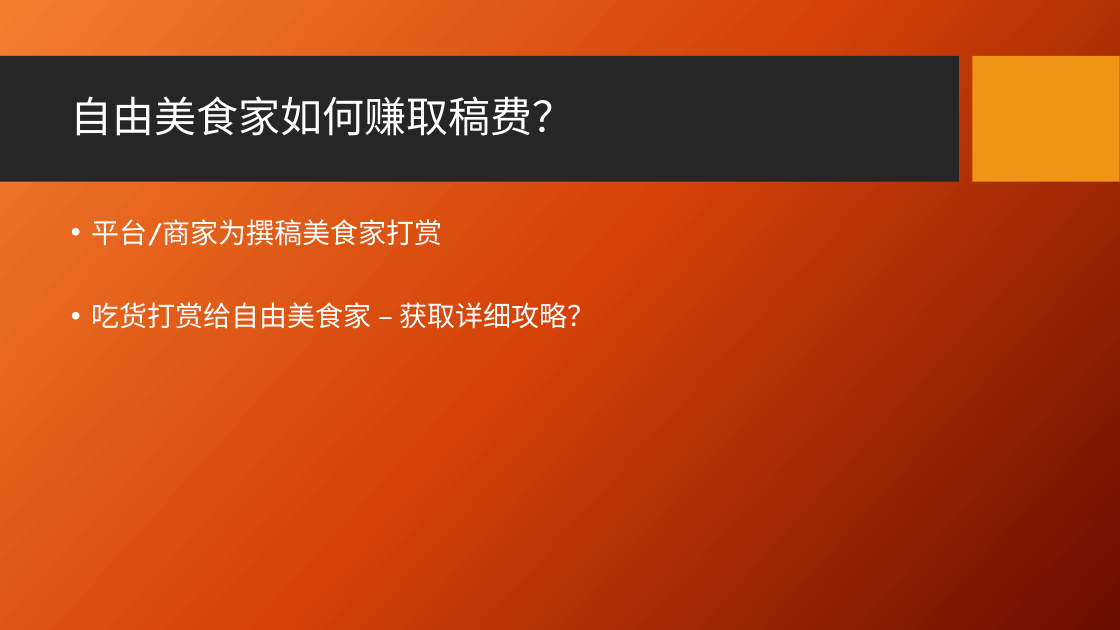
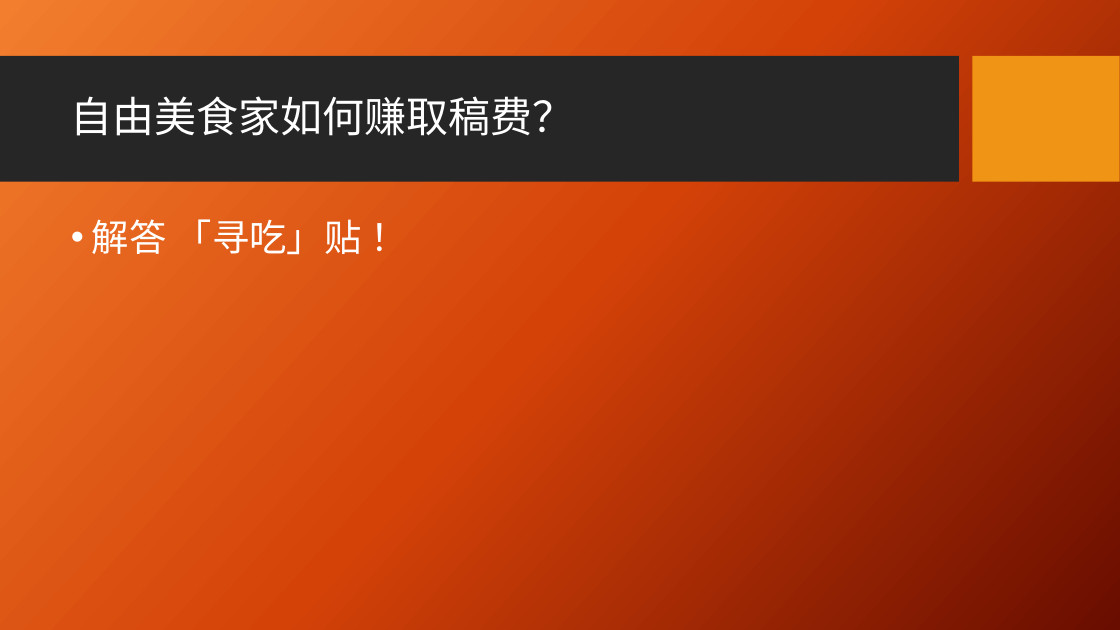
Before and after one commit to lucien0coder/toBeAventor, a slide deck: slide 5 of business/vendor.pptx (slide 4 before the commit). Drawn at 1120x630 pixels with LibreOffice and Linux fonts; fonts in the diff are those of the drawing; background and template pictures are left out. Boxes give left, top, right and bottom in pixels: in the first picture for what was removed or moved away, otherwise in the second. Text is boxed around its words. In the diff, an @@ line names an element or a change of style, - is before the commit and + after.

```diff
--- a/business/vendor.pptx
+++ b/business/vendor.pptx
@@ text at bbox=[92, 219, 362, 255]: text changed; size 24 to 32 pt @@
-• 平台/商家为撰稿美食家打赏
-• 吃货打赏给自由美食家 – 获取详细攻略？
+• 解答 「寻吃」贴 ！
```
Also in this commit, not shown: 2 other slides changed, 1 slide added, 5 other files.
